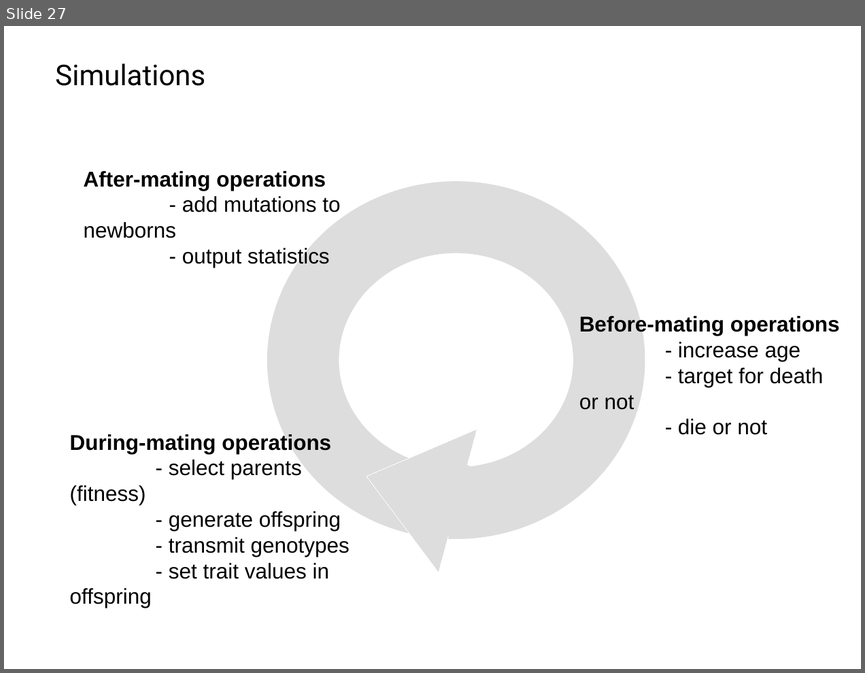
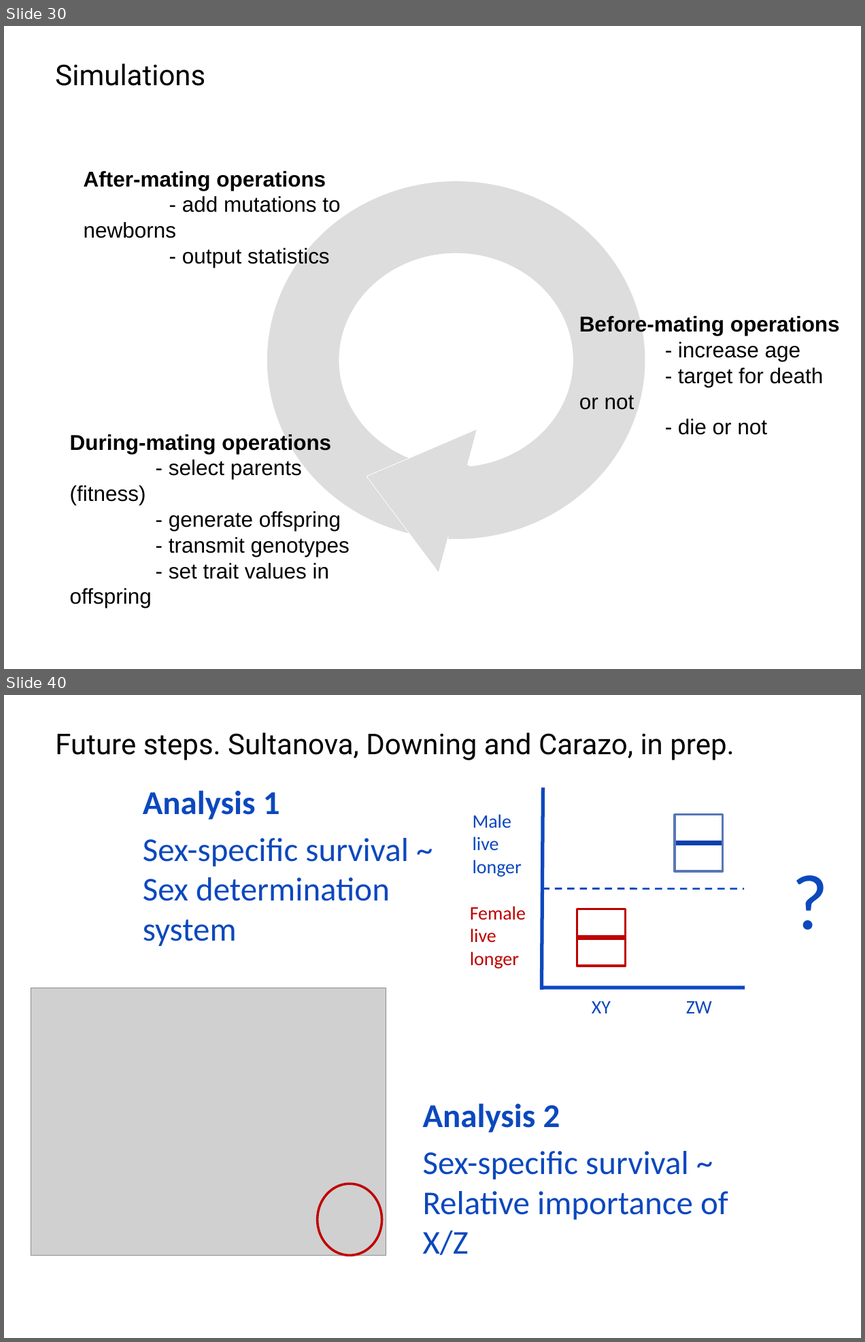
Before and after one commit to IgnasiLucas/UX, a slide deck: doc/2018_Prague/UX.odp. Shown one above the other, each under a label of ours: slide 27 before the commit, slides 30 and 40 after it; the slides between them are not shown. The pictures are 865x673 and 865x1342 pixels, drawn with LibreOffice and Linux fonts; fonts in the diff are those of the drawing; grey boxes stand for pictures; background and template pictures are left out. Boxes give left, top, right and bottom in pixels: in the first picture for what was removed or moved away, otherwise in the second. Text is boxed around its words. In the diff, an @@ line names an element or a change of style, - is before the commit and + after.

```diff
--- a/doc/2018_Prague/UX.odp
+++ b/doc/2018_Prague/UX.odp
@@ slide 40 added at (4,695,861,1338), background #FFFFFF @@
@@ text added at (55,732,734,760), 24 pt, text #000000 @@
+Future steps. Sultanova, Downing and Carazo, in prep.
@@ text added at (143,790,409,946), 28 pt, text #0C48BE @@
+Analysis 1
+Sex-specific survival ~ Sex determination system
@@ line added from (541, 989) to (543, 787), #0C48BE 3 pt @@
@@ text added at (473,814,521,877), 16 pt, text #0C48BE @@
+Male live longer
@@ rectangle added at (674,814,722,870), outline #5877B5 2.01 pt @@
@@ line added from (723, 843) to (674, 843), #0B41AC 4 pt @@
@@ text added at (783,847,861,958), 66 pt, text #0C48BE @@
+?
@@ line added from (542, 889) to (745, 889), #0C48BE 1.5 pt @@
@@ text added at (470,906,526,968), 16 pt, text #C00000 @@
+Female live longer
@@ rectangle added at (577,909,626,966), outline #C00000 2.01 pt @@
@@ line added from (626, 938) to (577, 938), #C00000 4 pt @@
@@ picture added at (31,988,385,1255) @@
@@ line added from (543, 987) to (745, 987), #0C48BE 3 pt @@
@@ text added at (592,1001,611,1013), 16 pt, text #0C48BE @@
+XY
@@ text added at (686,1001,712,1013), 16 pt, text #0C48BE @@
+ZW
@@ text added at (423,1103,728,1255), 28 pt, text #0C48BE @@
+Analysis 2
+Sex-specific survival ~ Relative importance of X/Z
@@ ellipse added at (317,1183,382,1255), outline #C00000 2.01 pt @@
@@ what was slide 27 is now slide 30 @@
```
Also in this commit, not shown: 3 slides changed, 12 other slides added, 1 slide removed.
